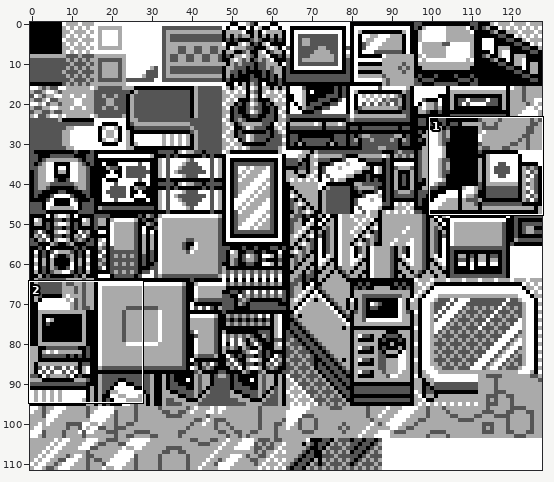
Two states of a sprite sheet, gfx/tilesets/pokecom_center.png. Above: a wide view before the commit, with the close-up outlined.
Close-up. Old version:
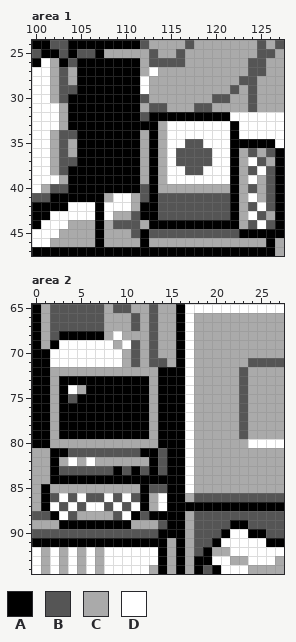
The file is 128x112 pixels. Shown: area 1: x 100..127, y 24..47; area 2: x 0..27, y 65..94.
Palette (. is transparent): A #000000  B #555555  C #aaaaaa  D #ffffff
Pixels before, area 1, first column x 100:
24 AABBAAAAAAAABCCCCBCCCCCCCBCB
25 BAABABBACCCCCBCCBCCCCCCCCBBC
26 ADCABAAAAAAACBBBBCCCCCCCBBCC
27 DDCBCAAAAAAACDCCCCCCCCCCBBCC
28 DDCBCAAAAAAADCCCCCCCCCCBBCCC
29 DDCBBAAAAAAADCCCCCCCCCBCBCCC
30 DDCBAAAAAAAABCCCCCCCBBCCBCCC
31 DDDCAAAAAAAACBBCCCBBCCCCBCCC
32 DDDCAAAAAAAABAAAAAAAAADDDDDD
33 DDDCAAAAAAAAAACDDDDDDDADDDDD
34 DDCBBAAAAAAACACDDDDDDDADDDDD
35 DDCBCAAAAAAACACDDBBDDDAAAAAD
36 DDCBCAAAAAAACACDBBBBDDACBCBA
37 DDCBBAAAAAAACACDBBBBDDACDBCA
38 DDCBAAAAAAAACACDDBBDDDACBDBA
39 DDDCAAAAAAAACACDDDDDDDACDCBA
40 DCBBAAAAAAAABACCCCCCCCACBCBA
41 BBAAAAAACDDCBABBBBBBBBACDCBA
42 AAAADDDADDDCAABBBBBBBBACBDBA
43 AADDDDDADCCBAABBBBBBBBACDBCA
44 ADDDCCCACBBBCAAAAAAAAAACBDBA
45 DDDCCCCACCCBABBBBBBBBBBAAAAA
46 DDCCCCCACCCCACCCCCCCCCCCCCAC
47 AAAAAAAAAAAAAAAAAAAAAAAAAAAC
Pixels before, area 2, first column x 0:
65 ACBBBBBBCBBCCBCCADDDDDDDDDDD
66 ACBBBBBBCCCBCBCCADCCCCCCCCCC
67 ACBBBBBBCCCBCBCCADCCCCCCCCCC
68 ACBAAAAACDCCCBCCADCCCCCCCCCC
69 ACADDDDDDCDBCBCCADCCCCCCCCCC
70 AADDDDDDDDCBCBCCADCCCCCCCCCC
71 AADDDDDDDDCBCBBCADCCCCCCBBBB
72 AACCCCCCCCCCCCAAADCCCCCBCCCC
73 AACAAAAAAAAAACAAADCCCCCBCCCC
74 AACADCAAAAAAACAAADCCCCCBCCCC
75 AACABAAAAAAAACAAADCCCCCBCCCC
76 AACAAAAAAAAAACAAADCCCCCBCCCC
77 AACAAAAAAAAAACAAADCCCCCBCCCC
78 AACAAAAAAAAAACAAADCCCCCBCCCC
79 AACAAAAAAAAAACAAADCCCCCBCCCC
80 AACCCCCCCCCCCCAAADCCCCCCDDDD
81 CCAABBBBBBBBAABAADCCCCCCCCCC
82 CCACDCDCCCCCCABAADCCCCCCCCCC
83 CCABBBBBBABABABAADCCCCCCCCCC
84 CCAAAAAAAAAAAAAAADCCCCCCCCCC
85 CACCCCCCCCCCABBAADCCCCCCCCCC
86 CABDBDBBDBDBACDAACBBBBBBBBBB
87 CADBDBDDBDBDACDAAAAAAAAAAAAA
88 BBADBCCCCBDABAAAACBBBBBBBBBB
89 CCCAAAAAAAACCCBAACBBBBAABBBB
90 BBBBBBBBBBBBBBAAACBBBADDAABB
91 AAAAAAAAAAAAAAACACBBADDDDDAA
92 DCDCDCDCDDDDDDACACBACCDDDDDD
93 DCDCDCDCDDDDDDACACAADDCCDDDC
94 DCDCDCDCDDDDDCACACABADDDCCCC
After the commit:
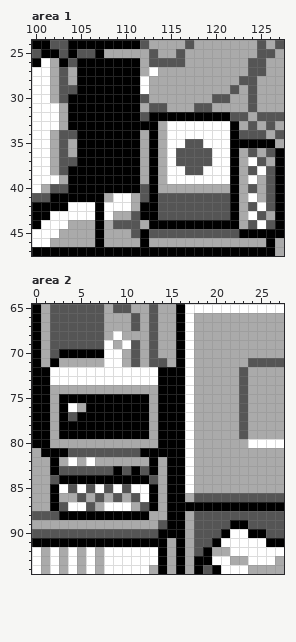
Difference:
Area 1:
The author changed colour D to colour B in row 32 at x 122 to 123 and 125 to 127; in row 33 at x 124 and 126; in row 34 at x 123 to 125 and 127.
The author changed colour D to colour C in row 32 at x 124; in row 33 at x 123, 125 and 127; in row 34 at x 126; in row 35 at x 127.
Area 2:
The author changed colour B to colour A in row 75 at x 4; in row 81 at x 14; in row 85 at x 13; in row 86 at x 2; in row 88 at x 4, 9 and 12.
The author changed colour C to colour A in row 81 at x 1; in row 85 at x 2; in rows 86 to 87 at x 13; in row 88 at x 5 to 8.
The author changed colour D to colour A in row 70 at x 3 to 7; in row 71 at x 2; in row 87 at x 2; in row 88 at x 3 and 10.
The author changed colour A to colour B in row 68 at x 3 to 7; in row 69 at x 2; in row 77 at x 4; in row 84 at x 2 and 13; in row 87 at x 12; in row 88 at x 2.
The author changed colour C to colour B in row 85 at x 4, 6, 8 and 10.
The author changed colour D to colour B in row 69 at x 3 to 7; in row 70 at x 2; in row 86 at x 5; in row 87 at x 6.
The author changed colour A to colour C in rows 70 to 71 at x 1; in row 74 at x 3 and 6 to 12; in row 76 at x 5; in row 84 at x 14; in rows 85 to 87 at x 1; in row 88 at x 13 to 14.
The author changed colour A to colour C in row 89 at x 3 to 10.
The author changed colour B to colour C in rows 82 to 83 at x 14; in row 85 at x 14; in row 86 at x 4 and 6.
The author changed colour D to colour C in row 71 at x 3 to 7; in row 74 at x 4; in row 86 at x 3, 8, 10 and 14; in row 87 at x 7, 11 and 14.
The author changed colour A to colour D in row 73 at x 3 to 12; in row 76 at x 4; in rows 85 to 86 at x 12.
The author changed colour B to colour D in row 87 at x 5, 8 and 10.
The author changed colour C to colour D in row 72 at x 2 to 13; in row 73 at x 2 and 13; in row 85 at x 3, 5, 7, 9 and 11.
